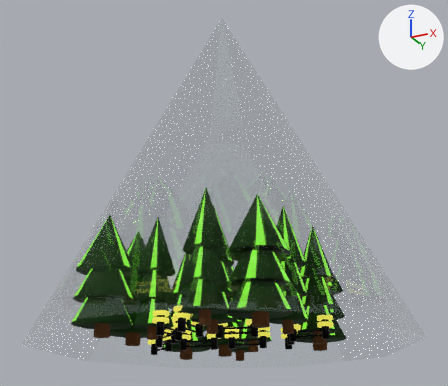
What one commit did to the glTF model public/models/park3.glb.
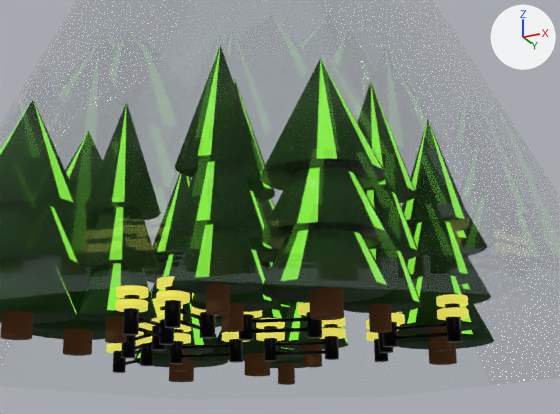
Each version appears first whole from a camera (50 mm lens) standing at (92.1, -214.6, 6.3) and looking at (52.4, -135.3, 42.0), and next in a close-up on the part from 21% to 85% of the width and 42% to 97% of the height. Arrows for +X, +Y and +Z are at upper right; the lights stay in place. The older version's two pictures come first. Vertices at exactly the same position are counted once.

In view in the first close-up: 'Forest Small2'.
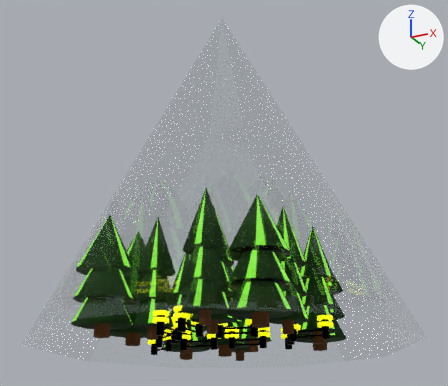
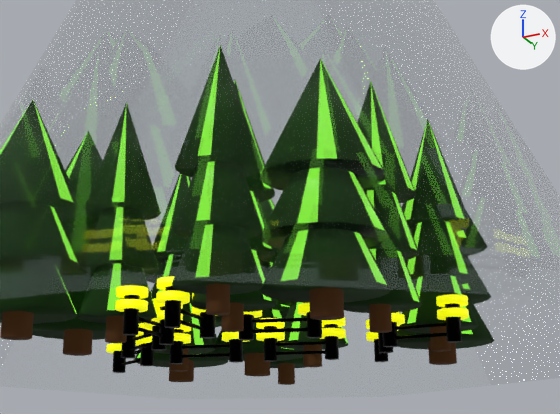
Boxes [x1, y1, x2, y2] around the edits, measured in the close-ups (560 x 414 px):
part 1 of me_cylinder_005, recoloured
    both: [113, 285, 461, 365]
part 2 of me_cylinder_005, recoloured
    both: [106, 281, 469, 353]

The change in detail:
Material 'light-glow-2' (mat_light_glow_2) is new.
Its base color is (0.703, 0.712, 0.0) (yellow #dadb00).
Its emission color is (0.7, 0.715, 0.0) (yellow #dadc00).
Its emission strength is 1.0.
Material 'black-metal' (mat_black_metal) is new.
Its base color is (0.00147, 0.00147, 0.00147) (black #050505).
Its metallic is 1.0.
me_cylinder_005 has 6396 vertices, 12269 faces and spans x 26.7..79.6, y -162.7..-110.6, z 18.4..73.0.
me_cylinder_005 is used by ob_forest_small2; location (0.0, 0.0, 0.0).
me_cylinder_005 part 1: all 4528 faces that had it switch from mat_forest1_light_pole (black #000000) to mat_black_metal (black #050505).
me_cylinder_005 part 2: all 4466 faces that had it switch from mat_forest1_lights (yellow #848400, glowing yellow #d1ca52) to mat_light_glow_2 (yellow #dadb00, glowing yellow #dadc00).
